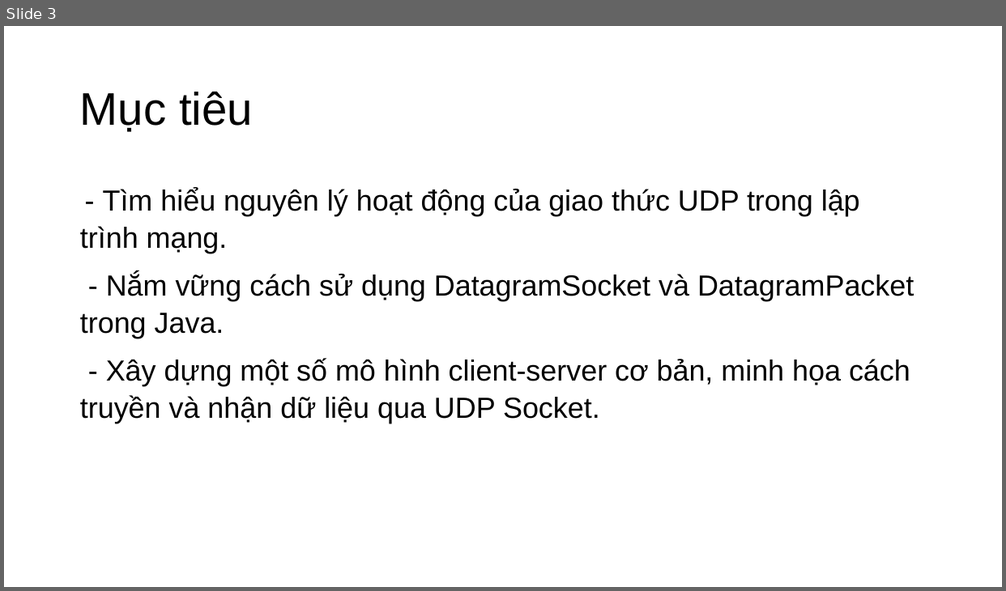
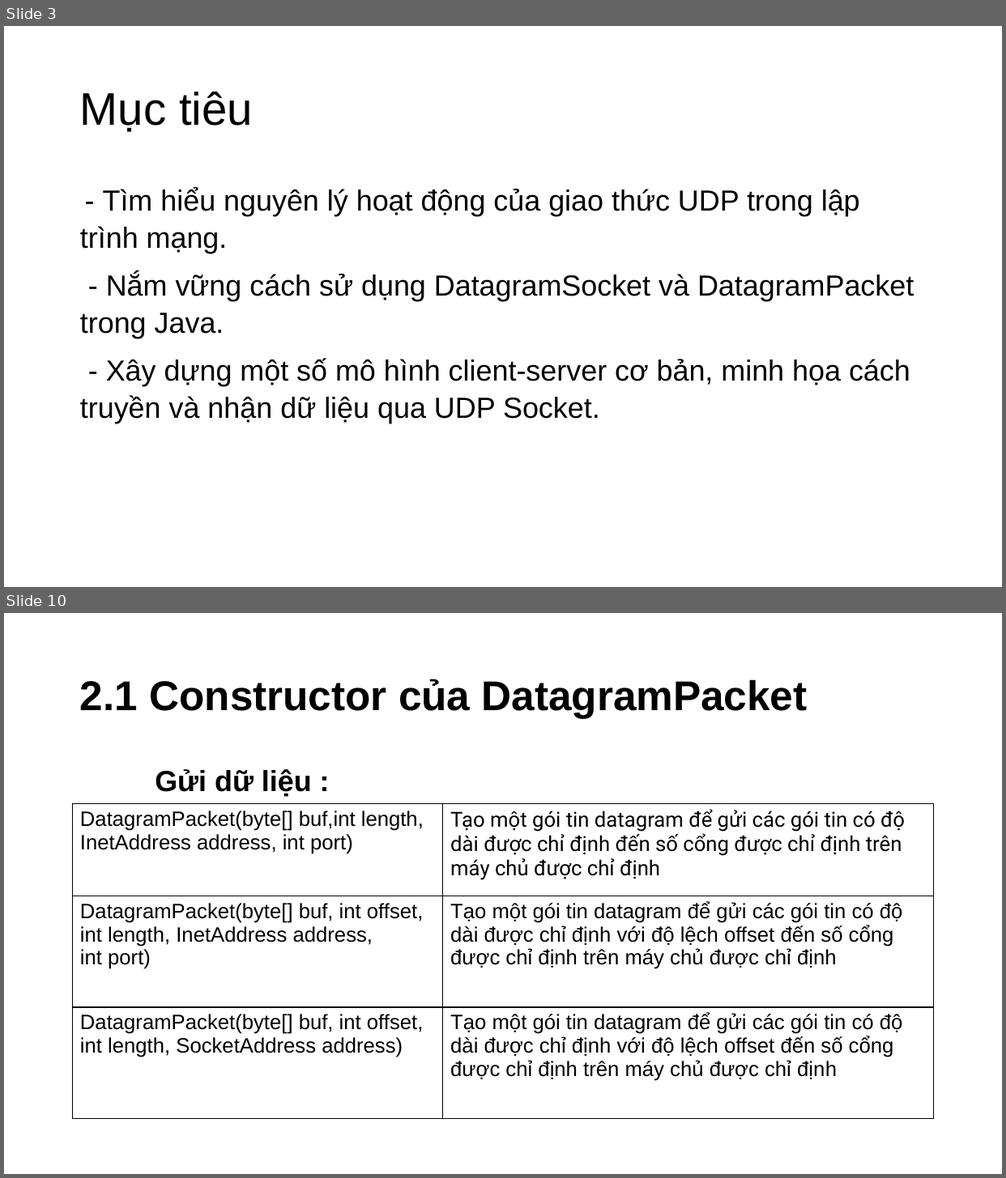
Before and after one commit to Cuid-1412/PowerPoint, a slide deck: Thuyết Trình Java.pptm. Shown one above the other, each under a label of ours: slide 3 before the commit, slides 3 and 10 after it; the slides between them are not shown. The pictures are 1006x591 and 1006x1178 pixels, drawn with LibreOffice and Linux fonts; fonts in the diff are those of the drawing; background and template pictures are left out. Boxes give left, top, right and bottom in pixels: in the first picture for what was removed or moved away, otherwise in the second. Text is boxed around its words. In the diff, an @@ line names an element or a change of style, - is before the commit and + after.

```diff
--- a/Thuyết Trình Java.pptm
+++ b/Thuyết Trình Java.pptm
@@ slide 10 added at (x1=4, y1=613, x2=1002, y2=1174), background #FFFFFF @@
@@ title added at (x1=80, y1=679, x2=808, y2=718), 40 pt, text #000000, bold @@
+2.1 Constructor của DatagramPacket
@@ text added at (x1=155, y1=769, x2=312, y2=797), 28 pt, text #000000, bold @@
+Gửi dữ liệu :
@@ table added at (x1=73, y1=804, x2=934, y2=1118), 3 rows, 2 columns @@
+DatagramPacket(byte[] buf,int length, / InetAddress address, int port) | Tạo một gói tin datagram để gửi các gói tin có độ dài được chỉ định đến số cổng được chỉ định trên máy chủ được chỉ định
+DatagramPacket(byte[] buf, int offset, int length, InetAddress address, int port) | Tạo một gói tin datagram để gửi các gói tin có độ dài được chỉ định với độ lệch offset đến số cổng được chỉ định trên máy chủ được chỉ định
+DatagramPacket(byte[] buf, int offset, int length, SocketAddress address) | Tạo một gói tin datagram để gửi các gói tin có độ dài được chỉ định với độ lệch offset đến số cổng được chỉ định trên máy chủ được chỉ định
```
Also in this commit, not shown: 7 slides changed, 8 other slides added.
